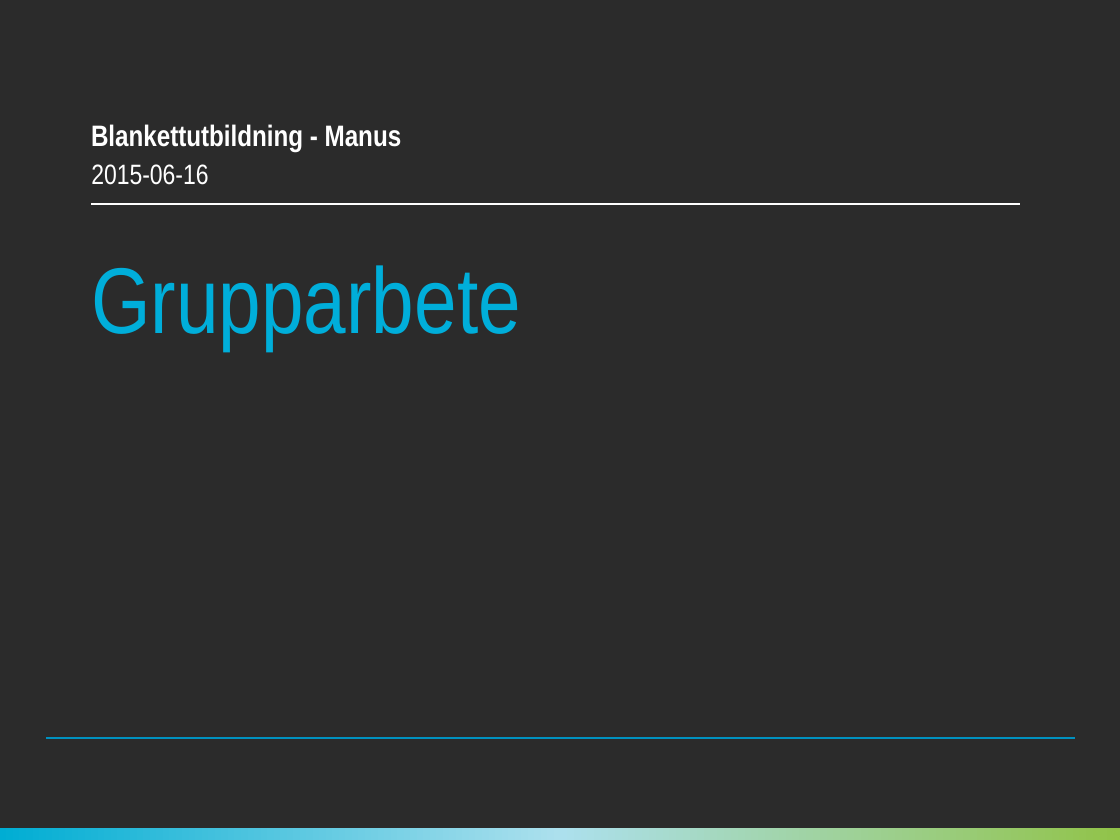
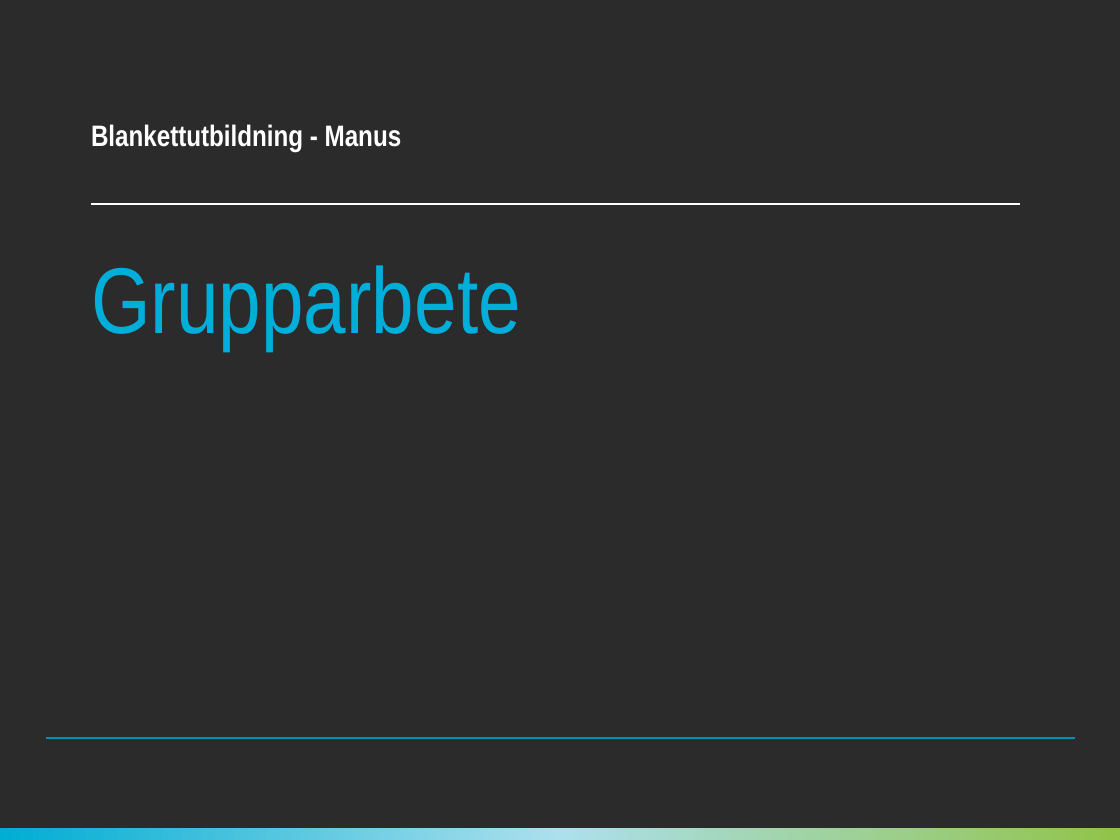
Before and after one commit to EvryEyeDoc/Blankettproduktion, a slide deck: slide 32 of Utbildningsmaterial/Steg 1 - Manus/Utbildning Blankettproduktion Manus.pptx. Drawn at 1120x840 pixels with LibreOffice and Linux fonts; fonts in the diff are those of the drawing; background and template pictures are left out; a plain dark background stands for a picture behind light text. Boxes give left, top, right and bottom in pixels: in the first picture for what was removed or moved away, otherwise in the second. Text is boxed around its words. In the diff, an @@ line names an element or a change of style, - is before the commit and + after.

```diff
--- a/Utbildningsmaterial/Steg 1 - Manus/Utbildning Blankettproduktion Manus.pptx
+++ b/Utbildningsmaterial/Steg 1 - Manus/Utbildning Blankettproduktion Manus.pptx
@@ text removed at (91,164,208,185) @@
-2015-06-16
```
Also in this commit, not shown: 1 other slide changed, 3 other files.
